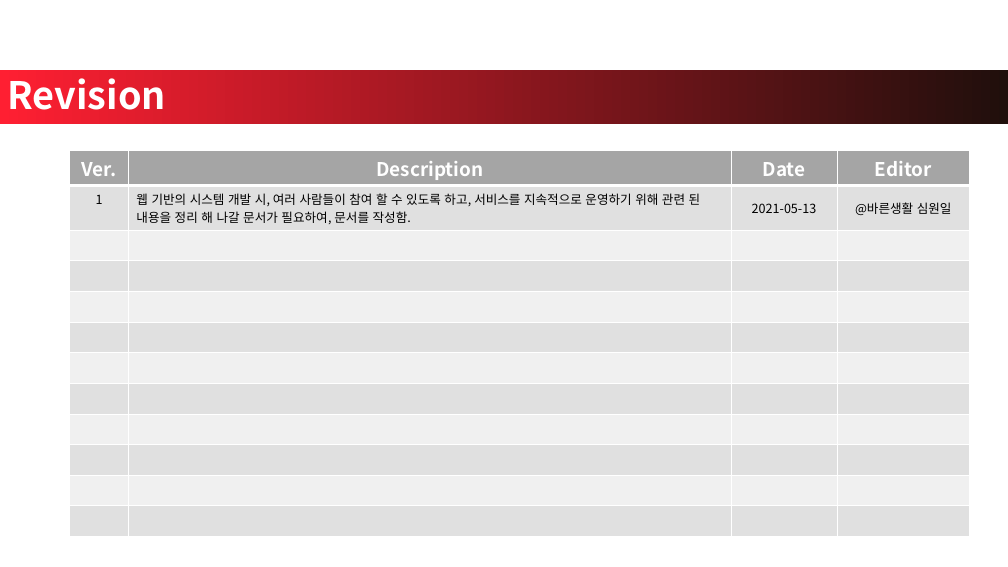
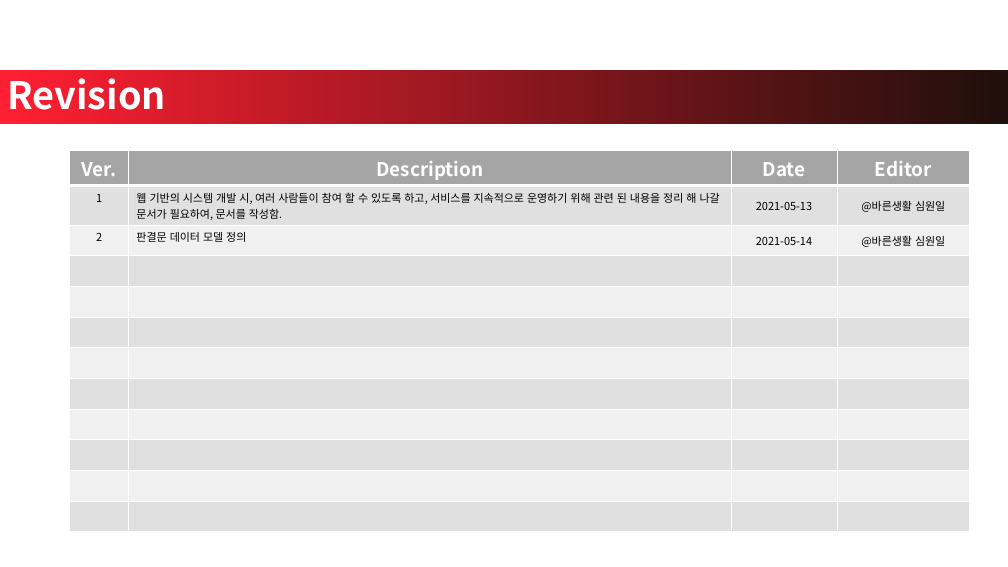
Before and after one commit to achimkoh/sanjae.crawler, a slide deck: slide 2 of Documents/c4k_query_ID_sentences.pptx. Drawn at 1008x567 pixels with LibreOffice and Linux fonts; fonts in the diff are those of the drawing; background and template pictures are left out. Boxes give left, top, right and bottom in pixels: in the first picture for what was removed or moved away, otherwise in the second. Text is boxed around its words. In the diff, an @@ line names an element or a change of style, - is before the commit and + after.

Commit message:
판결문 모델 정의

```diff
--- a/Documents/c4k_query_ID_sentences.pptx
+++ b/Documents/c4k_query_ID_sentences.pptx
@@ table at bbox=[70, 151, 971, 523] @@
+row 3: 2 | 판결문 데이터 모델 정의 | 2021-05-14 | @바른생활 심원일
-row 12:  |  |  | 
@@ size 12 to 10.5 pt in "1", "웹 기반의 시스템 개발 시, 여러 사람들이 ...", "2021-05-13", "@바른생활 심원일" @@
```
Also in this commit, not shown: 2 other slides changed, 1 slide added, 1 other file.
